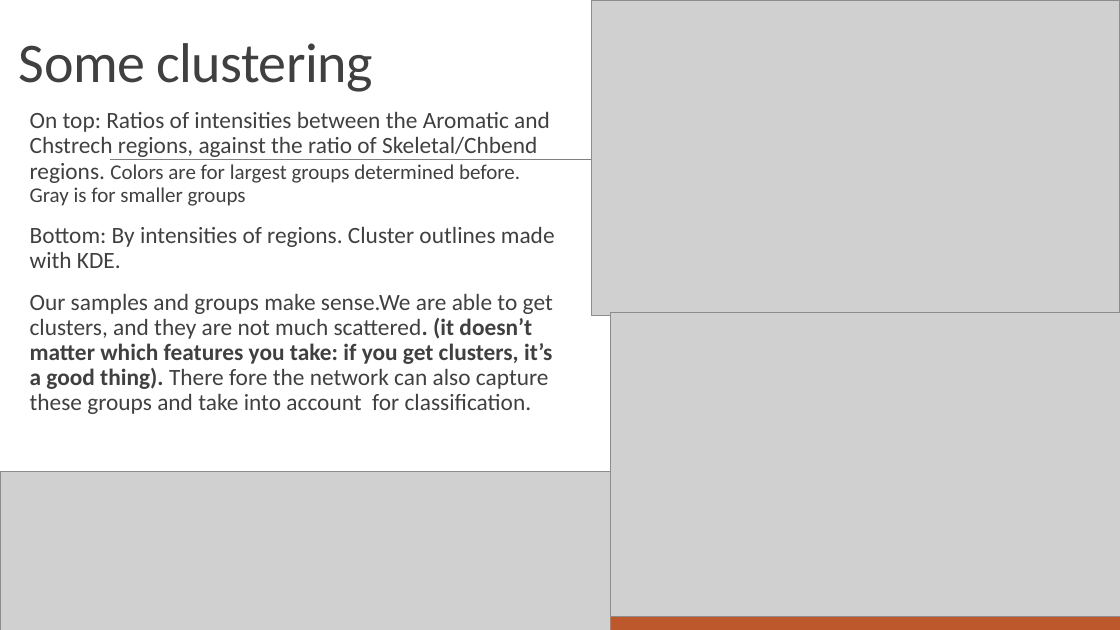
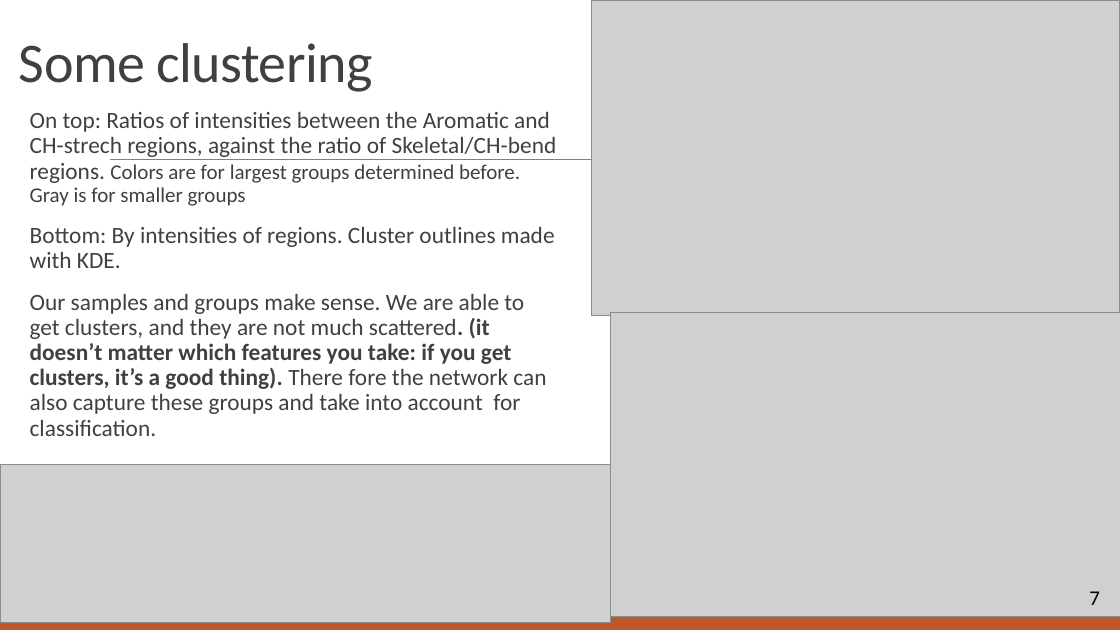
Before and after one commit to blichub/temp_raman_personal, a slide deck: slide 7 of raman_week14-december.pptx. Drawn at 1120x630 pixels with LibreOffice and Linux fonts; fonts in the diff are those of the drawing; grey boxes stand for pictures. Boxes give left, top, right and bottom in pixels: in the first picture for what was removed or moved away, otherwise in the second. Text is boxed around its words. In the diff, an @@ line names an element or a change of style, - is before the commit and + after.

```diff
--- a/raman_week14-december.pptx
+++ b/raman_week14-december.pptx
@@ text at (30,112,557,206): text changed @@
-  On top: Ratios of intensities between the Aromatic and Chstrech regions, against the ratio of Skeletal/Chbend regions. Colors are for largest groups determined before. Gray is for smaller groups
+  On top: Ratios of intensities between the Aromatic and CH-strech regions, against the ratio of Skeletal/CH-bend regions. Colors are for largest groups determined before. Gray is for smaller groups
@@ text at (30,294,546,436): spaces changed @@
-  Our samples and groups make sense.We are able to get clusters, and they are not much scattered. (it doesn’t matter which features you take: if you get clusters, it’s a good thing). There fore the network can also capture these groups and take into account for classification.
+  Our samples and groups make sense. We are able to get clusters, and they are not much scattered. (it doesn’t matter which features you take: if you get clusters, it’s a good thing). There fore the network can also capture these groups and take into account for classification.
@@ picture: place and size @@
-picture at (0,472,611,630)
+picture at (0,465,611,623)
@@ text added at (1089,591,1100,605), 18 pt, text #000000 @@
+7
```
Also in this commit, not shown: 8 other slides changed, 1 slide added, 1 slide removed, 1 other file.
